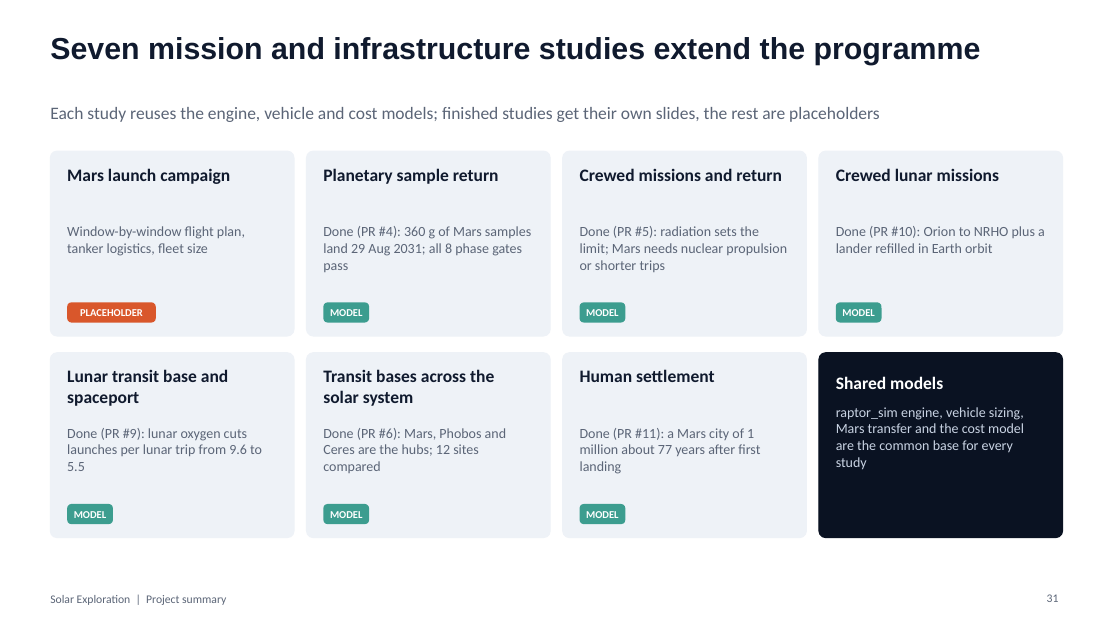
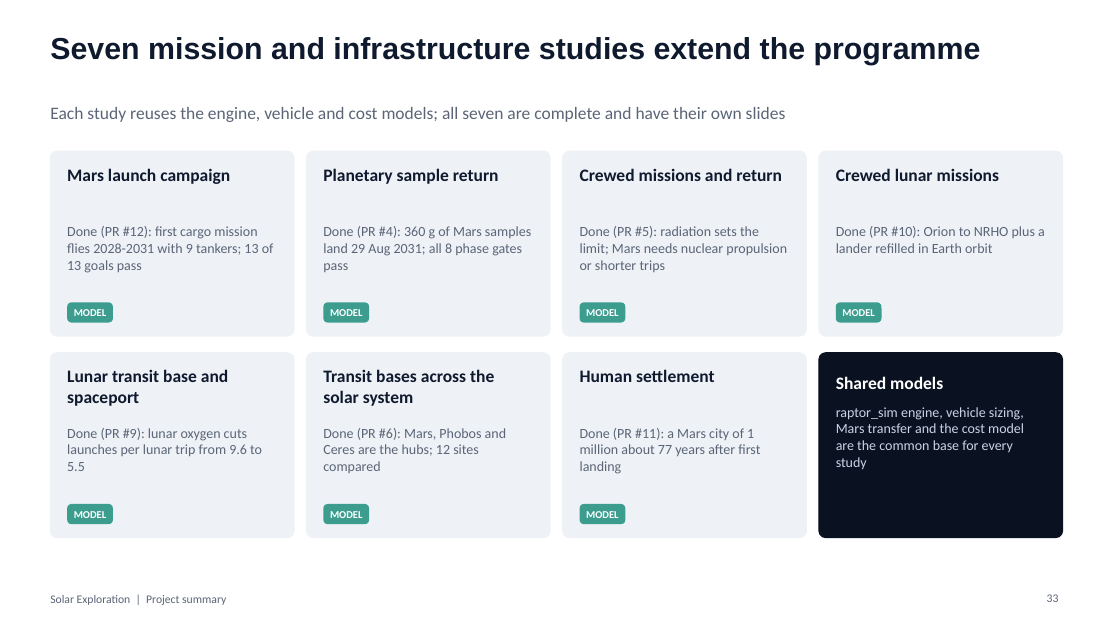
Before and after one commit to Skymeapple/solar-exploration, a slide deck: slide 33 of presentation/Solar_Exploration_Project_Summary.pptx (slide 31 before the commit). Drawn at 1120x630 pixels with LibreOffice and Linux fonts; fonts in the diff are those of the drawing. Boxes give left, top, right and bottom in pixels: in the first picture for what was removed or moved away, otherwise in the second. Text is boxed around its words. In the diff, an @@ line names an element or a change of style, - is before the commit and + after.

```diff
--- a/presentation/Solar_Exploration_Project_Summary.pptx
+++ b/presentation/Solar_Exploration_Project_Summary.pptx
@@ text at box(50, 107, 786, 122): text changed @@
-Each study reuses the engine, vehicle and cost models; finished studies get their own slides, the rest are placeholders
+Each study reuses the engine, vehicle and cost models; all seven are complete and have their own slides
@@ text at box(67, 226, 274, 273): text changed @@
-Window-by-window flight plan, tanker logistics, fleet size
+Done (PR #12): first cargo mission flies 2028-2031 with 9 tankers; 13 of 13 goals pass
@@ rounded rectangle "MODEL": place and size @@
-rounded rectangle "MODEL" at box(67, 302, 155, 323)
+rounded rectangle "MODEL" at box(67, 302, 113, 323)
@@ rounded rectangle "MODEL" at box(67, 302, 113, 323): fill #D9572B to #3C9D8F @@
@@ text in rounded rectangle at box(74, 309, 106, 316): text changed @@
-PLACEHOLDER
+MODEL
@@ page number at box(1047, 594, 1059, 602): text changed @@
-31
+33
```
Also in this commit, not shown: 18 other slides changed, 2 slides added, 1 other file.
